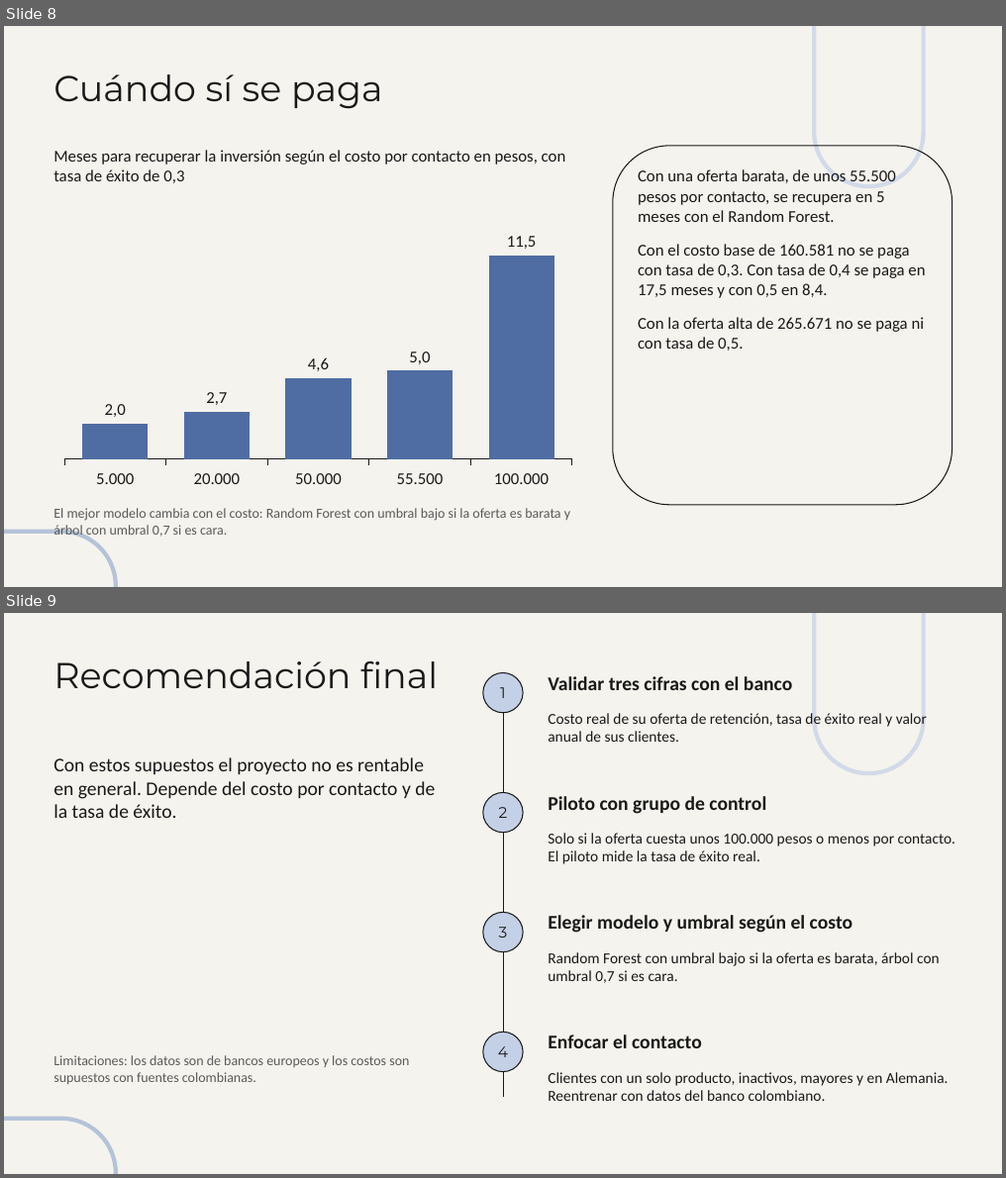
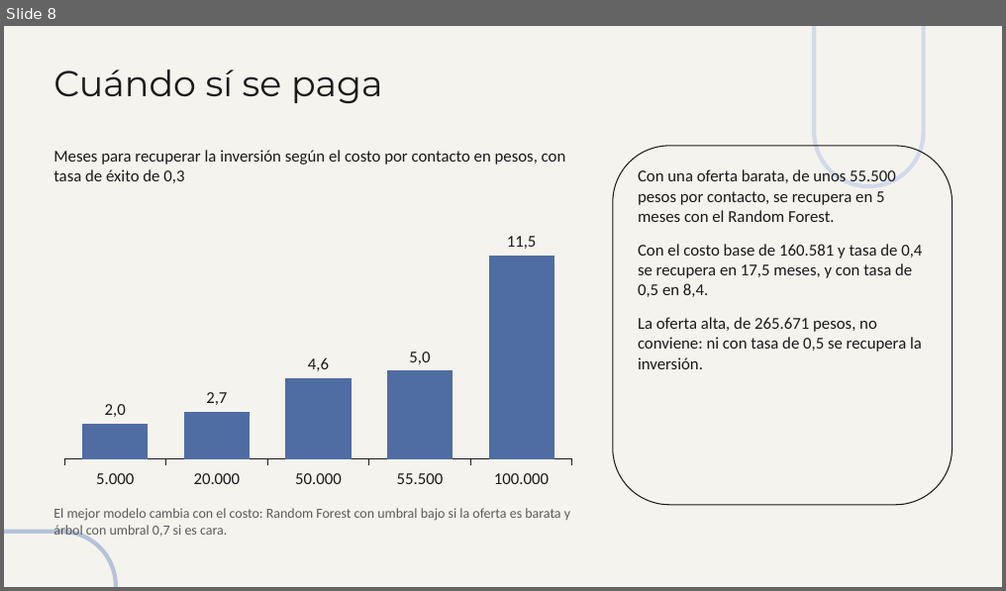
Before and after one commit to maria366p/CD_taller2, a slide deck: informe/Presentacion_Taller2.pptx. Shown one above the other, each under a label of ours: slides 8 and 9 before the commit, slide 8 after it. The pictures are 1006x1178 and 1006x591 pixels, drawn with LibreOffice and Linux fonts; fonts in the diff are those of the drawing. Boxes give left, top, right and bottom in pixels: in the first picture for what was removed or moved away, otherwise in the second. Text is boxed around its words. In the diff, an @@ line names an element or a change of style, - is before the commit and + after.

```diff
--- a/informe/Presentacion_Taller2.pptx
+++ b/informe/Presentacion_Taller2.pptx
@@ slide 9 removed at box(4, 613, 1002, 1174), background #F5F3ED; not listed: 2 template elements that a slide beside it also shows @@
@@ title removed at box(54, 662, 438, 688) @@
-Recomendación final
@@ ellipse removed at box(483, 672, 523, 713) @@
-1
@@ line removed from (503, 698) to (503, 1097) @@
@@ text removed at box(548, 676, 792, 690) @@
-Validar tres cifras con el banco
@@ text removed at box(548, 713, 927, 742) @@
-Costo real de su oferta de retención, tasa de éxito real y valor anual de sus clientes.
@@ text removed at box(54, 758, 435, 818) @@
-Con estos supuestos el proyecto no es rentable en general. Depende del costo por contacto y de la tasa de éxito.
@@ ellipse removed at box(483, 792, 523, 833) @@
-2
@@ text removed at box(548, 796, 766, 814) @@
-Piloto con grupo de control
@@ text removed at box(548, 833, 955, 864) @@
-Solo si la oferta cuesta unos 100.000 pesos o menos por contacto. El piloto mide la tasa de éxito real.
@@ ellipse removed at box(483, 912, 523, 953) @@
-3
@@ text removed at box(548, 915, 852, 933) @@
-Elegir modelo y umbral según el costo
@@ text removed at box(548, 953, 940, 983) @@
-Random Forest con umbral bajo si la oferta es barata, árbol con umbral 0,7 si es cara.
@@ text removed at box(54, 1056, 409, 1084) @@
-Limitaciones: los datos son de bancos europeos y los costos son supuestos con fuentes colombianas.
@@ ellipse removed at box(483, 1032, 523, 1072) @@
-4
@@ text removed at box(548, 1035, 702, 1049) @@
-Enfocar el contacto
@@ text removed at box(548, 1072, 948, 1101) @@
-Clientes con un solo producto, inactivos, mayores y en Alemania. Reentrenar con datos del banco colombiano.
@@ slide 8 changed as well @@
@@ title "Cuándo sí se paga" at box(54, 70, 383, 104): line spacing 1 to 0.9 @@
@@ text at box(638, 244, 922, 370): text changed @@
-Con el costo base de 160.581 no se paga con tasa de 0,3. Con tasa de 0,4 se paga en 17,5 meses y con 0,5 en 8,4.
-Con la oferta alta de 265.671 no se paga ni con tasa de 0,5.
+Con el costo base de 160.581 y tasa de 0,4 se recupera en 17,5 meses, y con tasa de 0,5 en 8,4.
+La oferta alta, de 265.671 pesos, no conviene: ni con tasa de 0,5 se recupera la inversión.
```
Also in this commit, not shown: 7 other slides changed, 1 slide added.
